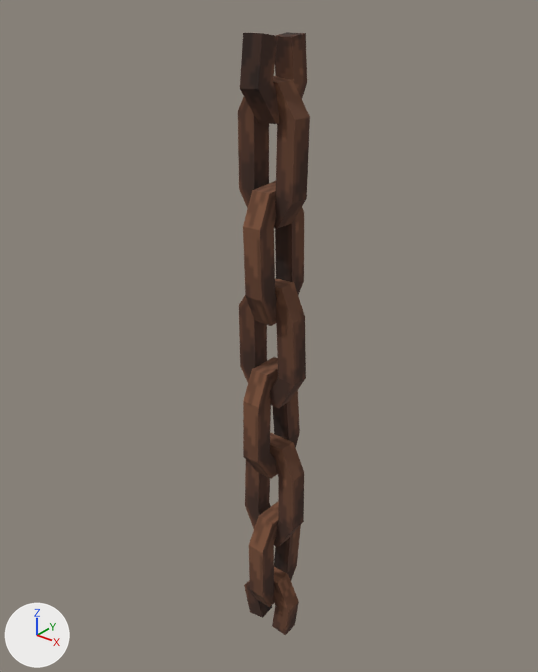
One commit to the FBX model output/anthill/models-v1/AN30-chain/SM_AN30_Chain.fbx: the scene before it, then after it.
The view is the same before and after, from a 50 mm lens placed at (0.751, -0.953, 0.077), pointed at (-0.031, 0.025, -0.53). The axes (+X, +Y, +Z) are drawn at lower left. The lights are the same throughout. The picture after the commit comes second. Where no turn or scale is listed for an object, it has been applied to the vertices.

In view in the first picture: 'AN30a_Props'.
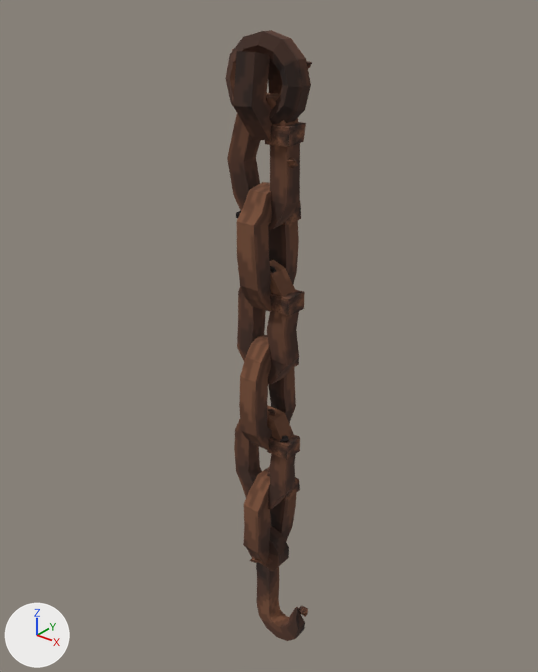
Boxes (x1, y1, x2, y2) around the edits, measured in the pictures (538 x 672 px; the box of a moved part takes in the faces that stretch with it):
'AN30a_Props', reshaped (21% wider)
    before: (238, 32, 310, 635)
    after: (225, 30, 312, 641)
part 1 of me_an30a_props, moved or reshaped
    before: (240, 32, 307, 124)
    after: (233, 51, 282, 141)
part 2 of me_an30a_props, added (brown)
    after: (225, 30, 311, 124)
part 3 of me_an30a_props, rebuilt (10% shorter)
    before: (238, 76, 310, 229)
    after: (227, 93, 300, 230)
part 4 of me_an30a_props, rebuilt (10% shorter)
    before: (243, 181, 304, 326)
    after: (237, 182, 299, 312)
part 5 of me_an30a_props, rebuilt (7% narrower)
    before: (239, 278, 306, 408)
    after: (237, 260, 299, 384)
part 6 of me_an30a_props, rebuilt
    before: (243, 357, 300, 479)
    after: (239, 335, 296, 450)
part 7 of me_an30a_props, rebuilt (9% shorter)
    before: (245, 433, 304, 547)
    after: (234, 405, 296, 509)
part 8 of me_an30a_props, rebuilt
    before: (244, 567, 299, 635)
    after: (256, 562, 305, 641)
part 9 of me_an30a_props, reshaped
    before: (249, 501, 301, 607)
    after: (232, 49, 312, 617)

The edits, one by one:
me_an30a_props is used by ob_an30a_props; location (0.0, 0.0, 0.0).
me_an30a_props had 240 vertices, 236 faces and spanned x -0.064..0.064, y -0.064..0.064, z -1.203..0.0.
me_an30a_props now has 888 vertices, 941 faces and spans x -0.088..0.088, y -0.071..0.071, z -1.222..0.0.
me_an30a_props part 1: the loose piece of 24 vertices spanning x -0.019..0.025, y -0.062..0.057, z -0.138..0.0 is moved by (-0.011, -0.003, -0.026).
me_an30a_props part 2: a new loose piece, a torus around y (ring radius 0.056, tube radius 0.022) spanning x -0.088..0.065, y -0.027..0.016, z -0.147..0.0, in mat_m_ant_props.
me_an30a_props part 3: the loose piece of 32 vertices spanning x -0.064..0.058, y -0.022..0.021, z -0.302..-0.066 is rebuilt with 64 vertices and now spans x -0.08..0.042, y -0.025..0.016, z -0.314..-0.092.
me_an30a_props part 4: the loose piece of 32 vertices spanning x -0.019..0.024, y -0.064..0.06, z -0.472..-0.234 is rebuilt with 64 vertices and now spans x -0.034..0.013, y -0.065..0.061, z -0.459..-0.235.
me_an30a_props part 5: the loose piece of 32 vertices spanning x -0.063..0.063, y -0.026..0.015, z -0.639..-0.403 is rebuilt with 64 vertices and now spans x -0.07..0.047, y -0.025..0.019, z -0.6..-0.373.
me_an30a_props part 6: the loose piece of 32 vertices spanning x -0.026..0.019, y -0.063..0.062, z -0.802..-0.573 is rebuilt with 64 vertices and now spans x -0.034..0.013, y -0.071..0.064, z -0.749..-0.518.
me_an30a_props part 7: the loose piece of 32 vertices spanning x -0.061..0.064, y -0.021..0.025, z -0.973..-0.736 is rebuilt with 64 vertices and now spans x -0.077..0.05, y -0.034..0.017, z -0.886..-0.671.
me_an30a_props part 8: the loose piece of 24 vertices spanning x -0.063..0.058, y -0.024..0.019, z -1.203..-1.073 is rebuilt with 44 vertices and now spans x -0.028..0.081, y -0.022..0.012, z -1.222..-1.039.
me_an30a_props part 9: 32 vertices removed from x -0.022..0.028, y -0.063..0.064, z -1.138..-0.902; 428 vertices added at x -0.086..0.088, y -0.061..0.071, z -1.145..-0.024.
